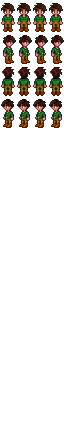
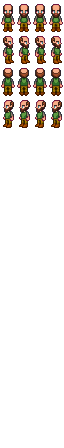
Revision of a layered 64×448 image; what changed, layer by layer:
added layer "jacobsprite0.png" above "skyesprites.png" over left=1, top=4, right=63, bottom=124
hid "dylansprite.png" over left=1, top=3, right=64, bottom=124
